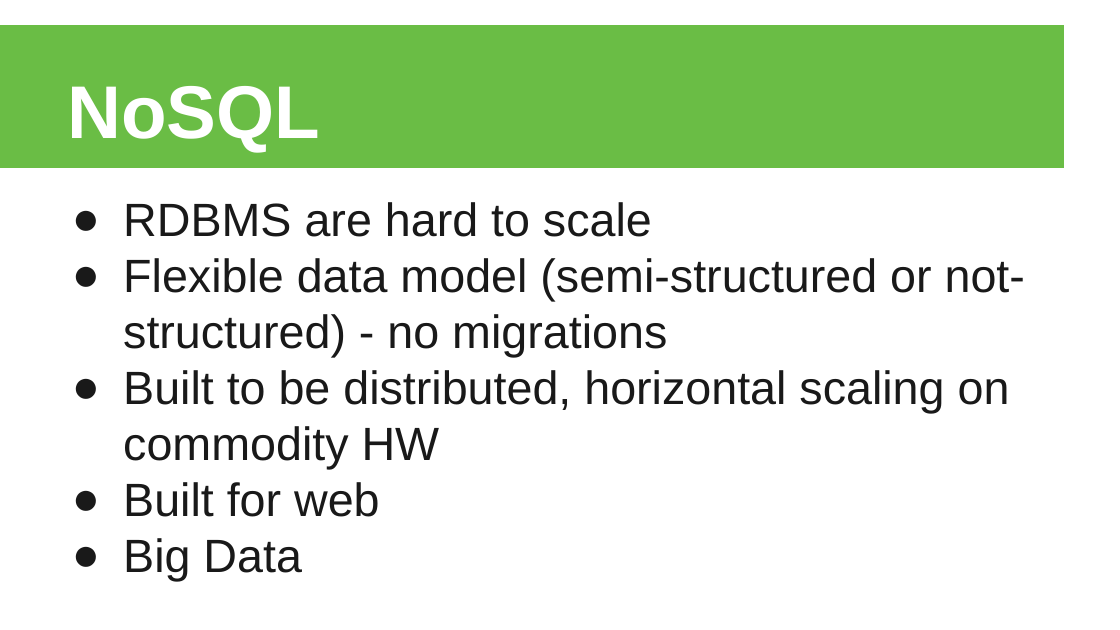
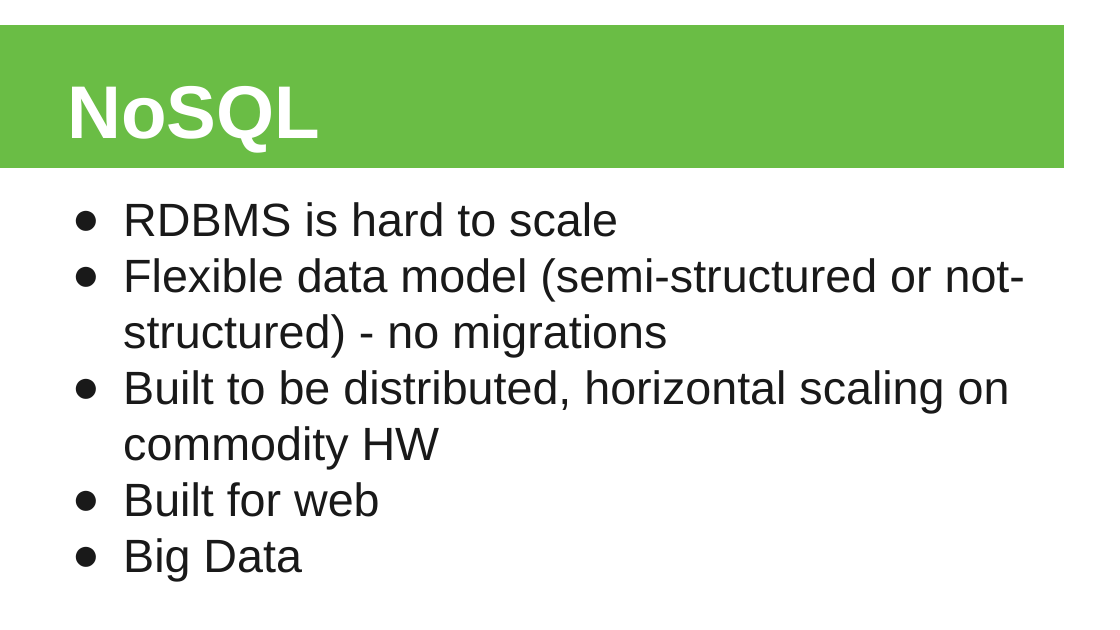
Before and after one commit to ekeydar/cb-mesh, a slide deck: slide 11 of slides/slides.pptx (slide 8 before the commit). Drawn at 1120x630 pixels with LibreOffice and Linux fonts; fonts in the diff are those of the drawing; background and template pictures are left out. Boxes give left, top, right and bottom in pixels: in the first picture for what was removed or moved away, otherwise in the second. Text is boxed around its words. In the diff, an @@ line names an element or a change of style, - is before the commit and + after.

```diff
--- a/slides/slides.pptx
+++ b/slides/slides.pptx
@@ text at (123, 202, 618, 237): text changed @@
-● RDBMS are hard to scale
+● RDBMS is hard to scale
```
Also in this commit, not shown: 2 other slides changed, 11 slides added, 1 slide removed.
